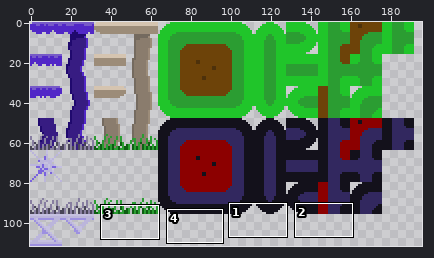
A sprite sheet gets an edit: tiles16.png. Above: a wide view before the commit, with the close-up outlined.
Close-up. First the earlier version:
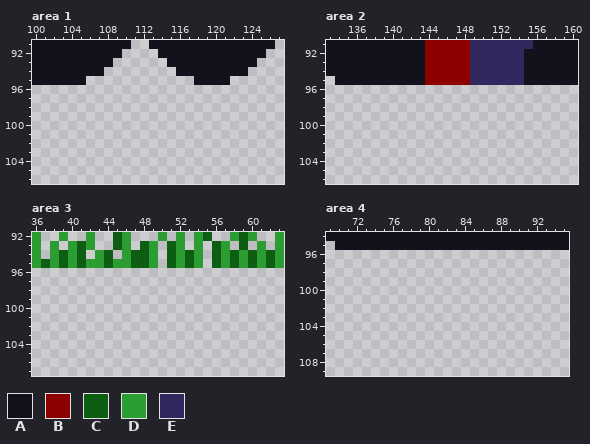
The file is 208x112 pixels. Colours within 5 levels of each other are drawn and written as one. Shown: area 1: x 100..127, y 91..106; area 2: x 133..160, y 91..106; area 3: x 36..63, y 92..107; area 4: x 69..95, y 94..109. The wide view leaves out empty margins.
Palette (. is transparent): A #13111b  B #8c0000  C #0d5e12  D #2b9d32  E #32285f
Pixels before, area 1, first column x 100:
91 AAAAAAAAAAA..AAAAAAAAAAAAAA
92 AAAAAAAAAA....AAAAAAAAAAAA.
93 AAAAAAAAA......AAAAAAAAAA..
94 AAAAAAAA........AAAAAAAA...
95 AAAAAA............AAAA.....
Pixels before, area 2, first column x 133:
91 AAAAAAAAAAABBBBBEEEEEEEAAAAA
92 AAAAAAAAAAABBBBBEEEEEEAAAAAA
93 AAAAAAAAAAABBBBBEEEEEEAAAAAA
94 AAAAAAAAAAABBBBBEEEEEEAAAAAA
95 .AAAAAAAAAABBBBBEEEEEEAAAAAA
Pixels before, area 3, first column x 36:
92 D..D..D..CD...D.D.DC..DCD..D
93 D.D.DCD..CD.CD.CD.D.CD.C.D.D
94 D.DCDC.DC.DCCD.CDCD.CDCDCDCD
95 DCDCDCDDCDDCCD.CDCD.CDCDCDCD
Pixels before, area 4, first column x 69:
94 AAAAAAAAAAAAAAAAAAAAAAAAAAA
95 .AAAAAAAAAAAAAAAAAAAAAAAAAA
And afterwards:
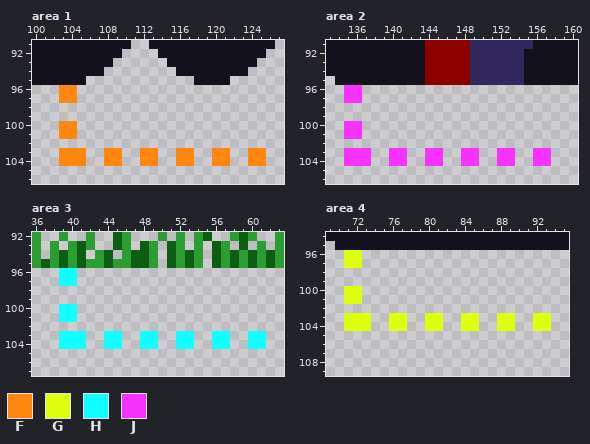
Colours new in this view: F #ff8711  G #dfff11  H #11ffff  J #f632ff
From old to new:
Changed rows in their new state; - is an unchanged pixel.
Area 1:
first column x 103:
 96 FF---------------------
 97 FF---------------------
100 FF---------------------
101 FF---------------------
103 FFF--FF--FF--FF--FF--FF
104 FFF--FF--FF--FF--FF--FF
Area 2:
first column x 135:
 96 JJ---------------------
 97 JJ---------------------
100 JJ---------------------
101 JJ---------------------
103 JJJ--JJ--JJ--JJ--JJ--JJ
104 JJJ--JJ--JJ--JJ--JJ--JJ
Area 3:
first column x 39:
 96 HH---------------------
 97 HH---------------------
100 HH---------------------
101 HH---------------------
103 HHH--HH--HH--HH--HH--HH
104 HHH--HH--HH--HH--HH--HH
Area 4:
first column x 71:
 96 GG---------------------
 97 GG---------------------
100 GG---------------------
101 GG---------------------
103 GGG--GG--GG--GG--GG--GG
104 GGG--GG--GG--GG--GG--GG
Where, in picture pixels (left, top, right, bottom), the same in both close-ups:
added: (59, 85, 266, 166)
added: (344, 85, 551, 166)
added: (59, 268, 266, 349)
added: (344, 250, 551, 331)
